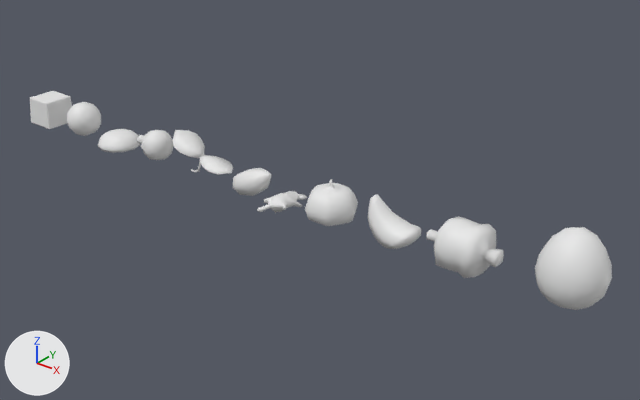
The FBX model Assets/3D Art/New Input/Drop.fbx, before and after one commit.
One viewpoint serves both versions: a 50 mm camera at (11.84, -11.31, 7.39) aimed at (2.28, 0.65, -0.03). Lighting does not change. The marker at lower left points along +X, +Y and +Z. Where no turn or scale is listed for an object, it has been applied to the vertices.

Objects in the first picture: 'Big_Meat', 'snall_meat', '南瓜', '史萊姆快', '地瓜', '地瓜葉', '牛角', '眼球', '老鼠尾八', '香菇', '香菇雞蛋'.
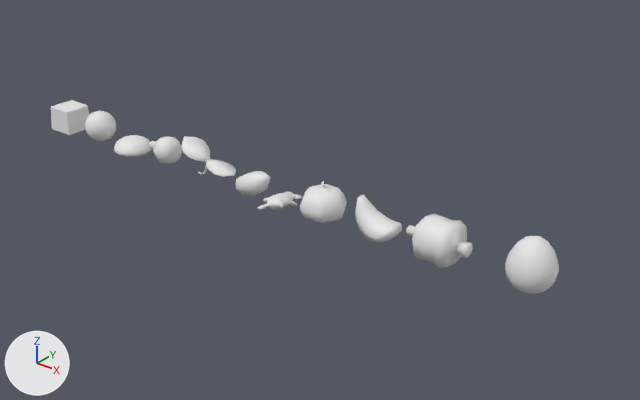
Where the newer file only moved an object's origin or applied its transform, the numbers keep the older frame.

Location of each change, (x1, y1, x2, y2) in pixels of the pictures (640 x 400 px):
'香菇雞蛋', mesh rescaled (29% narrower, 30% shorter): before (535, 227, 612, 310); after (505, 236, 559, 294)
'Big_Meat', mesh rescaled, moved (14% narrower, 13% shorter): before (426, 216, 504, 278); after (406, 214, 473, 268)
'牛角', mesh rescaled, moved (11% narrower, 12% shorter): before (368, 194, 421, 249); after (355, 194, 402, 242)
'南瓜', mesh rescaled, moved (11% narrower, 10% shorter): before (305, 179, 358, 226); after (300, 181, 347, 223)
'史萊姆快', mesh rescaled, moved (9% narrower, 8% shorter): before (30, 91, 72, 129); after (51, 100, 89, 135)
'眼球', mesh rescaled, moved (9% narrower, 9% shorter): before (67, 102, 101, 136); after (85, 110, 116, 141)
'地瓜葉', mesh rescaled, moved (10% narrower, 7% shorter): before (172, 130, 233, 174); after (181, 136, 236, 177)
'香菇', moved: before (98, 129, 140, 153); after (114, 135, 152, 157)
'snall_meat', mesh rescaled, moved (11% narrower, 6% shorter): before (137, 130, 174, 160); after (149, 136, 182, 164)
'地瓜', moved: before (233, 168, 271, 196); after (236, 171, 270, 196)
'老鼠尾八', moved: before (257, 191, 307, 213); after (257, 191, 302, 211)

The change, as a list of edits to the scene's bpy script:
```text
Change me_cube:
    where me_cube.from_pydata(...)  # 40 vertices, 42 faces; spans x -0.365..0.365, y -0.365..0.365, z 0.0..0.612
    used by ob_史萊姆快; location = (-5.17, -0.01, 0.0)
    me_cube part 4: the whole mesh is scaled about the mesh origin by 0.894
Change me_plane_002:
    where me_plane_002.from_pydata(...)  # 108 vertices, 103 faces; spans x -0.55..0.99, y -0.25..0.33, z 0.0..0.8
    used by ob_地瓜葉; location = (-0.47, 0.02, 0.0)
    me_plane_002 part 6: the whole mesh is scaled about the mesh origin by 0.894
Change me_cone_002:
    where me_cone_002.from_pydata(...)  # 66 vertices, 64 faces; spans x -0.563..0.318, y -0.344..0.344, z 0.0..0.689
    used by ob_snall_meat; location = (-1.57, 0.01, -0.02)
    me_cone_002 part 1: the whole mesh is scaled about the mesh origin by 0.894
Change me_sphere:
    where me_sphere.from_pydata(...)  # 86 vertices, 98 faces; spans x -0.374..0.374, y -0.383..0.383, z 0.0..0.729
    used by ob_眼球; location = (-3.96, -0.01, -0.01)
    me_sphere part 3: the whole mesh is scaled about the mesh origin by 0.894
Change me_sphere_001:
    where me_sphere_001.from_pydata(...)  # 98 vertices, 96 faces; spans x -0.581..0.581, y -0.581..0.581, z 0.0..1.359
    used by ob_香菇雞蛋; location = (7.46, 0.45, -0.21)
    me_sphere_001 part 5: the whole mesh is scaled about its middle by 0.728, then moved by (-0.669, -0.028, -0.172)
Change me_cone_003:
    where me_cone_003.from_pydata(...)  # 106 vertices, 104 faces; spans x -0.654..0.67, y -0.453..0.453, z -0.037..0.87
    used by ob_big_meat; location = (5.75, 0.01, 0.02)
    me_cone_003 part 8: the whole mesh is scaled about the mesh origin by 0.894
Change me_sphere_003:
    where me_sphere_003.from_pydata(...)  # 127 vertices, 134 faces; spans x -0.494..0.494, y -0.458..0.458, z 0.0..0.859
    used by ob_南瓜; location = (3.05, 0.01, 0.0)
    me_sphere_003 part 7: the whole mesh is scaled about the mesh origin by 0.894
Change me_cylinder_002:
    where me_cylinder_002.from_pydata(...)  # 61 vertices, 62 faces; spans x -0.477..0.477, y -0.339..0.339, z -0.001..0.827
    used by ob_牛角; location = (4.39, 0.01, 0.01)
    me_cylinder_002 part 2: the whole mesh is scaled about the mesh origin by 0.894
Change ob_香菇:
    ob_香菇.location: (-2.81, 0.0, 0.02) -> (-2.39, 0.02, 0.01)
Change ob_史萊姆快:
    ob_史萊姆快.location: (-5.17, -0.01, 0.0) -> (-4.5, 0.01, -0.01)
Change ob_地瓜葉:
    ob_地瓜葉.location: (-0.47, 0.02, 0.0) -> (-0.3, 0.04, -0.01)
Change ob_snall_meat:
    ob_snall_meat.location: (-1.57, 0.01, -0.02) -> (-1.28, 0.03, -0.03)
Change ob_老鼠尾八:
    ob_老鼠尾八.location: (1.98, -0.08, -0.04) -> (1.89, -0.05, -0.05)
Change ob_地瓜:
    ob_地瓜.location: (1.03, 0.14, -0.01) -> (1.04, 0.14, -0.02)
Change ob_眼球:
    ob_眼球.location: (-3.96, -0.01, -0.01) -> (-3.42, 0.01, -0.02)
Change ob_big_meat:
    ob_big_meat.location: (5.75, 0.01, 0.02) -> (5.26, 0.03, 0.01)
Change ob_南瓜:
    ob_南瓜.location: (3.05, 0.01, 0.0) -> (2.85, 0.03, -0.01)
Change ob_牛角:
    ob_牛角.location: (4.39, 0.01, 0.01) -> (4.05, 0.03, -0.01)
```
